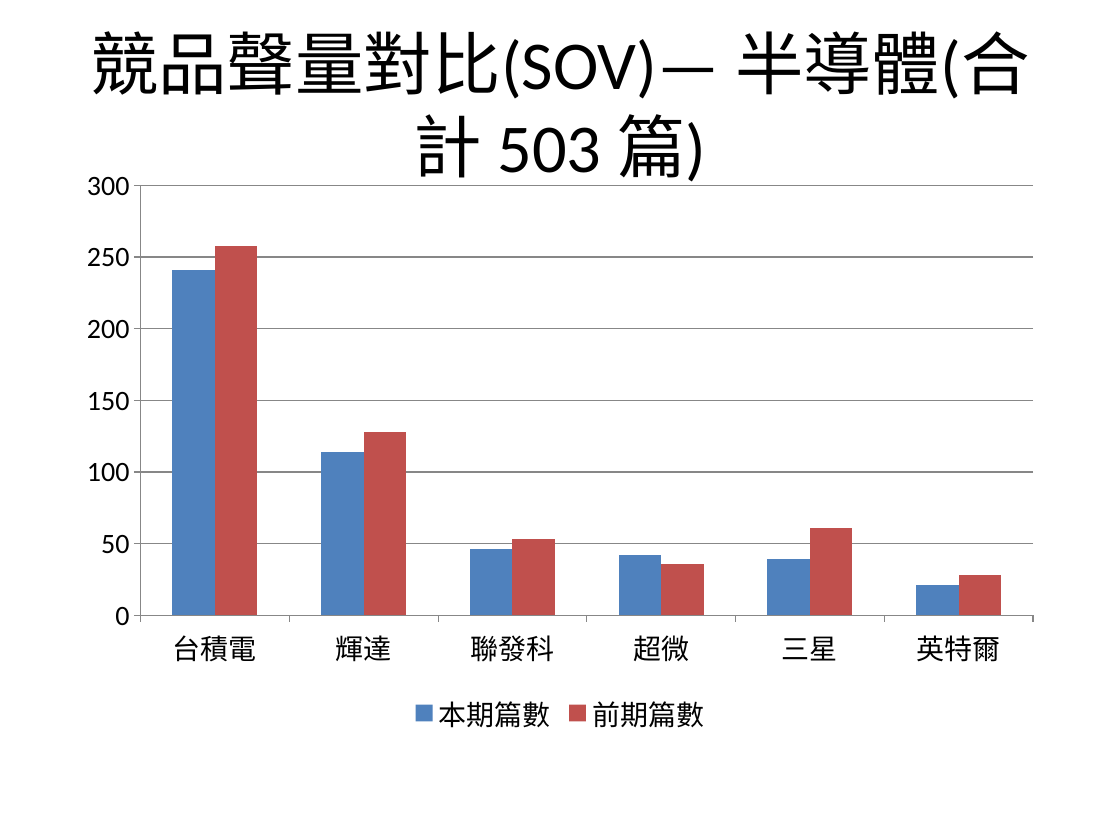
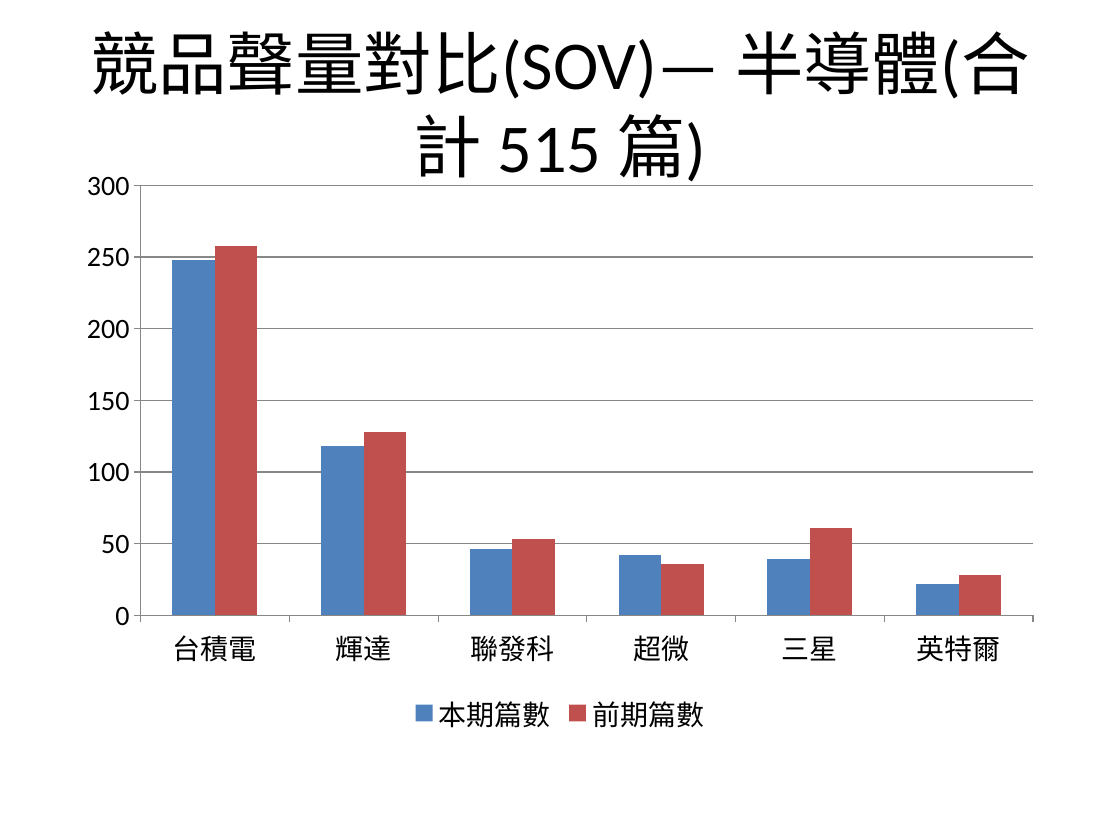
Before and after one commit to AndyChen825/industry-monitor, a slide deck: slide 5 of docs/reports/台灣產業趨勢監測週報_2026-10-05_2026-10-12.pptx. Drawn at 1120x840 pixels with LibreOffice and Linux fonts; fonts in the diff are those of the drawing. Boxes give left, top, right and bottom in pixels: in the first picture for what was removed or moved away, otherwise in the second. Text is boxed around its words. In the diff, an @@ line names an element or a change of style, - is before the commit and + after.

```diff
--- a/docs/reports/台灣產業趨勢監測週報_2026-10-05_2026-10-12.pptx
+++ b/docs/reports/台灣產業趨勢監測週報_2026-10-05_2026-10-12.pptx
@@ title at box(90, 31, 1030, 186): text changed @@
-競品聲量對比(SOV)— 半導體(合計 503 篇)
+競品聲量對比(SOV)— 半導體(合計 515 篇)
@@ column chart at box(67, 157, 1053, 739) @@
@@ 本期篇數, 台積電: 241 to 248 @@
@@ 本期篇數, 輝達: 114 to 118 @@
@@ 本期篇數, 英特爾: 21 to 22 @@
```
Also in this commit, not shown: 5 other slides changed, 8 other files.
